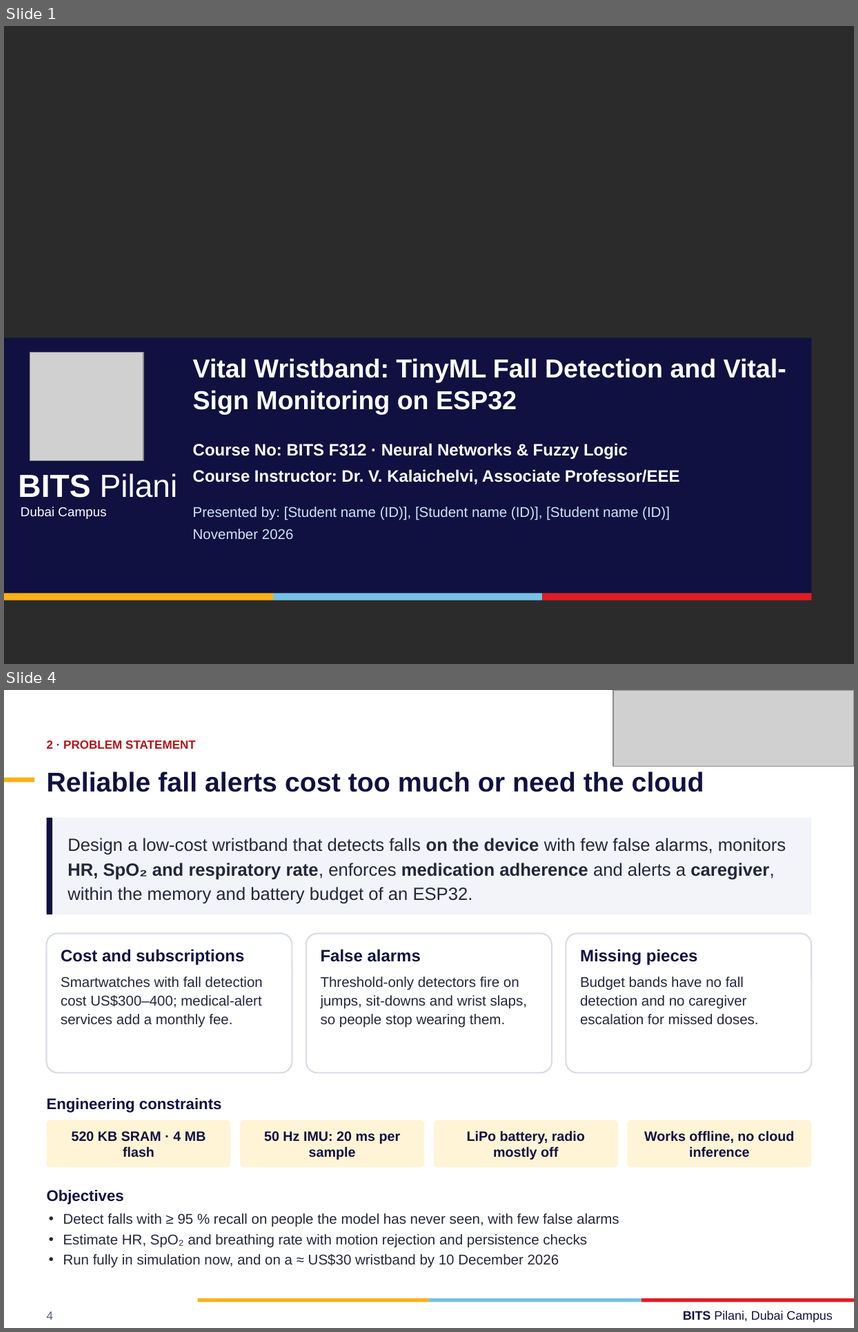
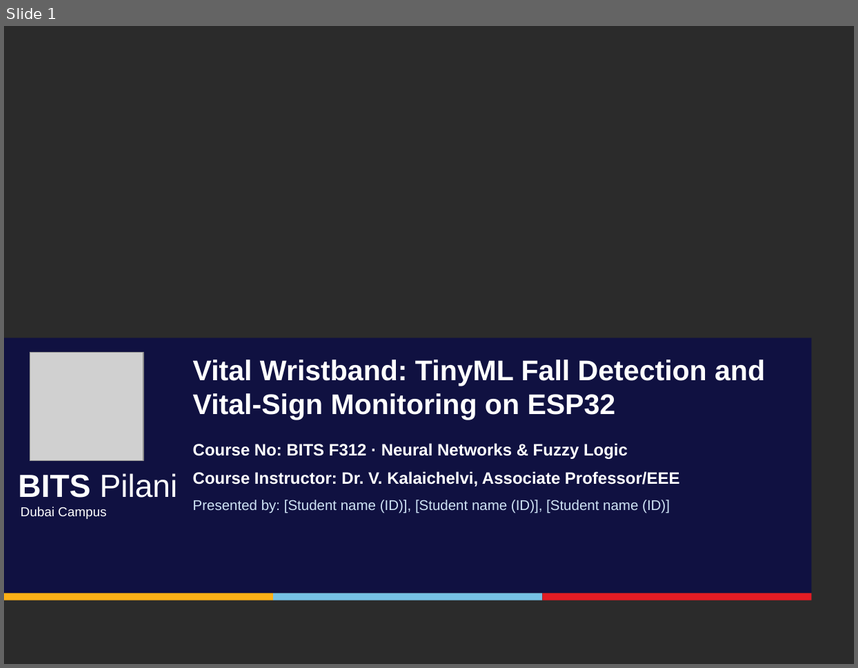
Before and after one commit to f20230104-dotcom/Vital-armband, a slide deck: docs/Vital_Wristband_BITS_F312.pptx. Shown one above the other, each under a label of ours: slides 1 and 4 before the commit, slide 1 after it; the slides between them are not shown. The pictures are 858x1332 and 858x668 pixels, drawn with LibreOffice and Linux fonts; fonts in the diff are those of the drawing; grey boxes stand for pictures; background and template pictures are left out; a plain dark background stands for a picture behind light text. Boxes give left, top, right and bottom in pixels: in the first picture for what was removed or moved away, otherwise in the second. Text is boxed around its words. In the diff, an @@ line names an element or a change of style, - is before the commit and + after.

```diff
--- a/docs/Vital_Wristband_BITS_F312.pptx
+++ b/docs/Vital_Wristband_BITS_F312.pptx
@@ slide 4 removed at (4, 690, 854, 1328), background #FFFFFF @@
@@ picture removed at (613, 690, 854, 767) @@
@@ text removed at (47, 740, 196, 749) @@
-2 · PROBLEM STATEMENT
@@ text removed at (47, 771, 704, 792) @@
-Reliable fall alerts cost too much or need the cloud
@@ rectangle removed at (4, 778, 34, 782) @@
@@ rectangle removed at (47, 818, 811, 914) @@
@@ rectangle removed at (47, 818, 52, 914) @@
@@ text removed at (67, 838, 786, 904) @@
-Design a low-cost wristband that detects falls on the device with few false alarms, monitors HR, SpO₂ and respiratory rate, enforces medication adherence and alerts a caregiver, within the memory and battery budget of an ESP32.
@@ rounded rectangle removed at (47, 933, 292, 1072) @@
@@ rounded rectangle removed at (307, 933, 553, 1072) @@
@@ rounded rectangle removed at (566, 933, 811, 1072) @@
@@ text removed at (61, 949, 244, 965) @@
-Cost and subscriptions
@@ text removed at (321, 949, 421, 962) @@
-False alarms
@@ text removed at (580, 949, 698, 965) @@
-Missing pieces
@@ text removed at (61, 976, 263, 1027) @@
-Smartwatches with fall detection cost US$300–400; medical-alert services add a monthly fee.
@@ text removed at (321, 976, 528, 1027) @@
-Threshold-only detectors fire on jumps, sit-downs and wrist slaps, so people stop wearing them.
@@ text removed at (580, 976, 758, 1024) @@
-Budget bands have no fall detection and no caregiver escalation for missed doses.
@@ text removed at (47, 1098, 222, 1112) @@
-Engineering constraints
@@ rounded rectangle removed at (47, 1120, 231, 1167) @@
@@ rounded rectangle removed at (240, 1120, 425, 1167) @@
@@ rounded rectangle removed at (434, 1120, 619, 1167) @@
@@ rounded rectangle removed at (627, 1120, 811, 1167) @@
@@ text removed at (72, 1131, 206, 1157) @@
-520 KB SRAM · 4 MB flash
@@ text removed at (264, 1131, 401, 1159) @@
-50 Hz IMU: 20 ms per sample
@@ text removed at (467, 1130, 585, 1159) @@
-LiPo battery, radio mostly off
@@ text removed at (644, 1130, 795, 1157) @@
-Works offline, no cloud inference
@@ text removed at (47, 1190, 124, 1204) @@
-Objectives
@@ text removed at (63, 1213, 619, 1268) @@
-• Detect falls with ≥ 95 % recall on people the model has never seen, with few false alarms
-• Estimate HR, SpO₂ and breathing rate with motion rejection and persistence checks
-• Run fully in simulation now, and on a ≈ US$30 wristband by 10 December 2026
@@ rectangle removed at (198, 1298, 429, 1301) @@
@@ rectangle removed at (429, 1298, 642, 1301) @@
@@ rectangle removed at (642, 1298, 854, 1301) @@
@@ text removed at (683, 1310, 832, 1322) @@
-BITS Pilani, Dubai Campus
@@ text removed at (47, 1311, 54, 1319) @@
-4
@@ slide 1 changed as well @@
@@ text "Vital Wristband: TinyML Fall Detection ..." at (193, 359, 765, 419): size 22 to 24 pt @@
@@ text "Course Instructor: Dr. V. Kalaichelvi, ..." rewrapped from (193, 469, 680, 484) to (254, 471, 680, 486) @@
@@ text "Presented by: [Student name (ID)], ...": place and size @@
-text "Presented by: [Student name (ID)], ..." at (193, 506, 670, 539)
+text "Presented by: [Student name (ID)], ..." at (193, 499, 670, 513)
@@ text "Presented by: [Student name (ID)], ..." at (193, 499, 670, 513): less space between paragraphs @@
@@ text at (193, 528, 294, 539): paragraph removed @@
-November 2026
```
Also in this commit, not shown: 7 other slides changed, 6 slides added, 25 other slides removed, 2 other files.
